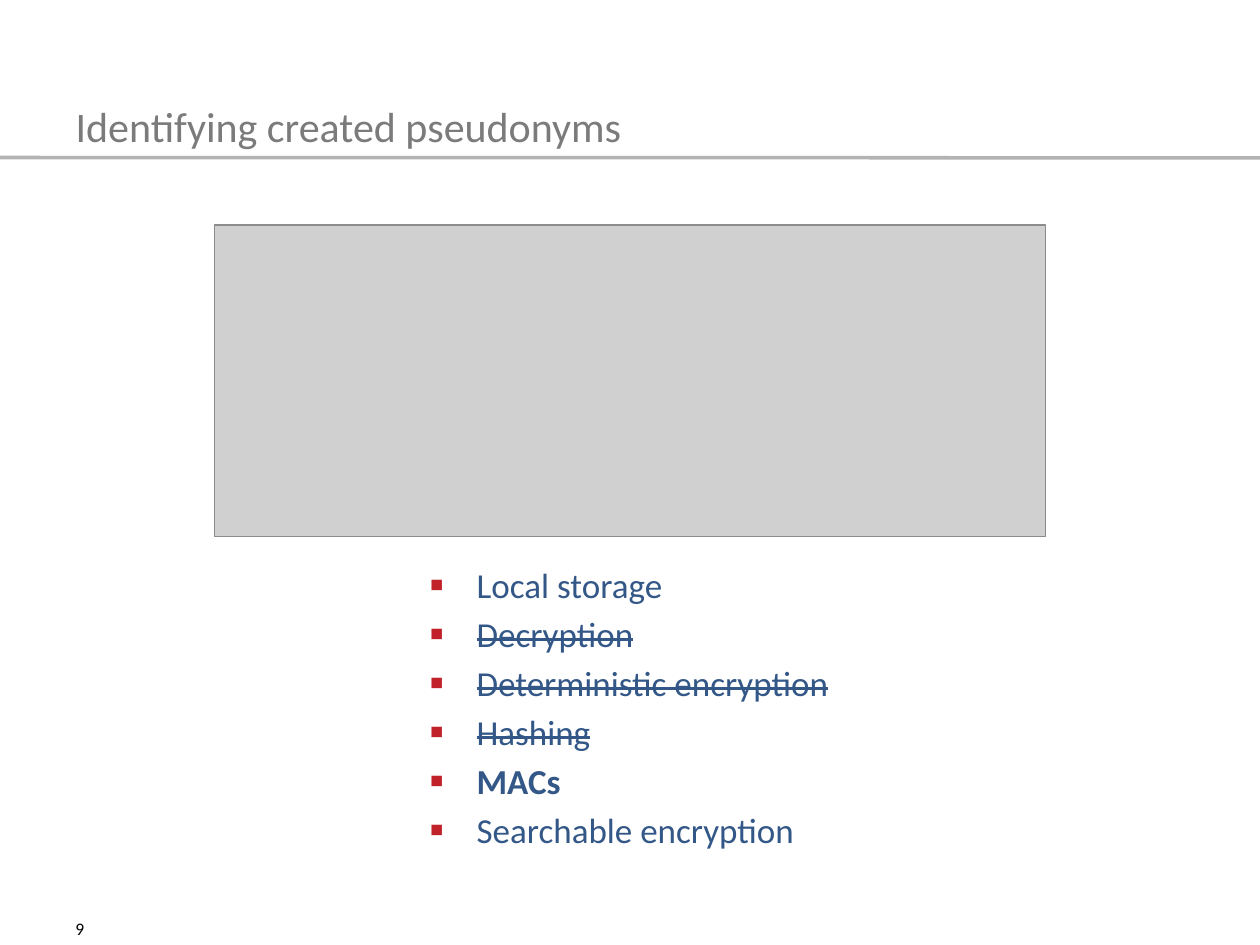
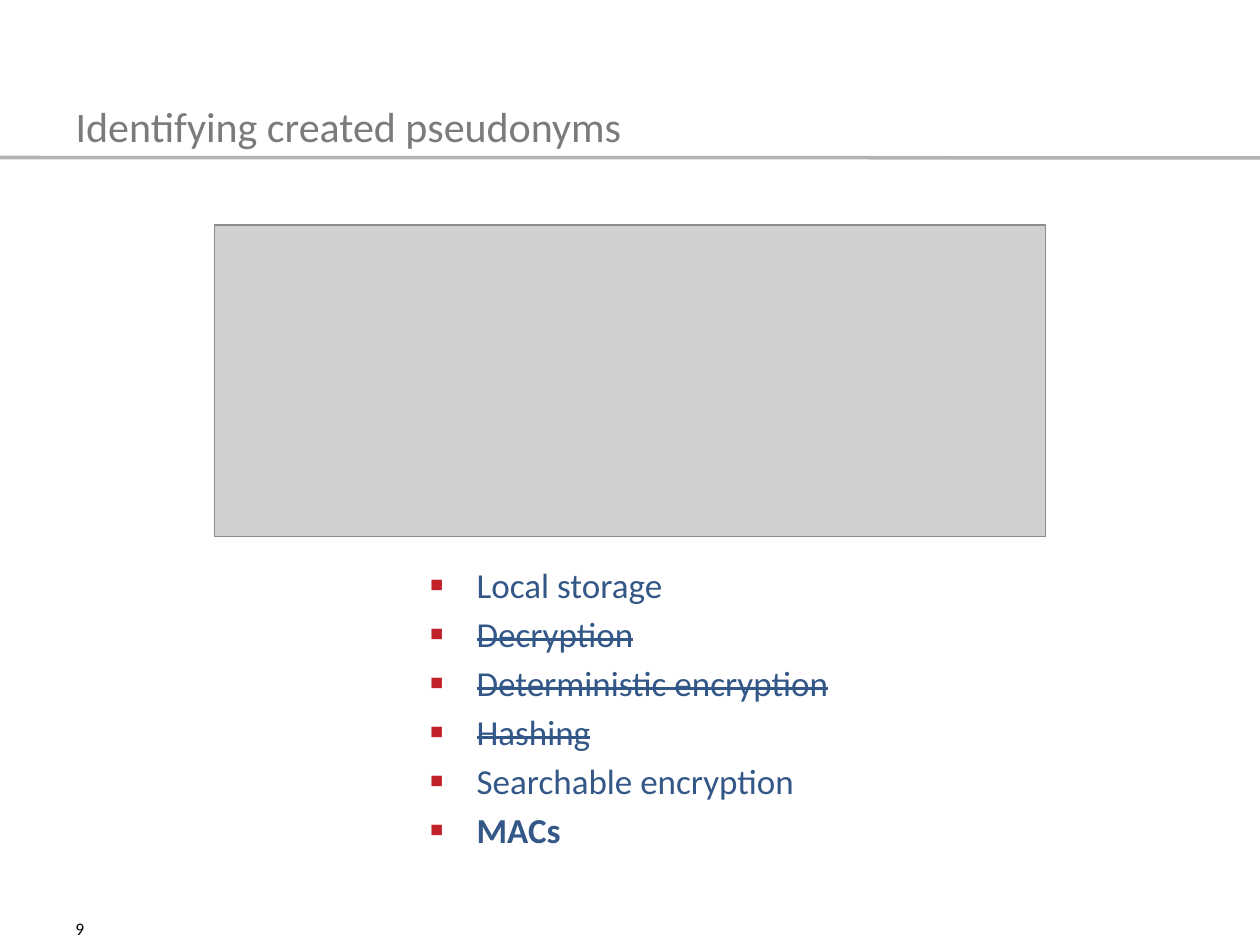
Before and after one commit to tompetersen/master-thesis, a slide deck: slide 9 of kolloquium/TemplateSlides2016.pptx. Drawn at 1260x945 pixels with LibreOffice and Linux fonts; fonts in the diff are those of the drawing; grey boxes stand for pictures. Boxes give left, top, right and bottom in pixels: in the first picture for what was removed or moved away, otherwise in the second. Text is boxed around its words. In the diff, an @@ line names an element or a change of style, - is before the commit and + after.

```diff
--- a/kolloquium/TemplateSlides2016.pptx
+++ b/kolloquium/TemplateSlides2016.pptx
@@ text at (477, 769, 794, 800): paragraph added @@
+▪ Searchable encryption
@@ text at (477, 818, 794, 849): paragraph removed @@
-▪ Searchable encryption
```
Also in this commit, not shown: 3 other slides changed.
